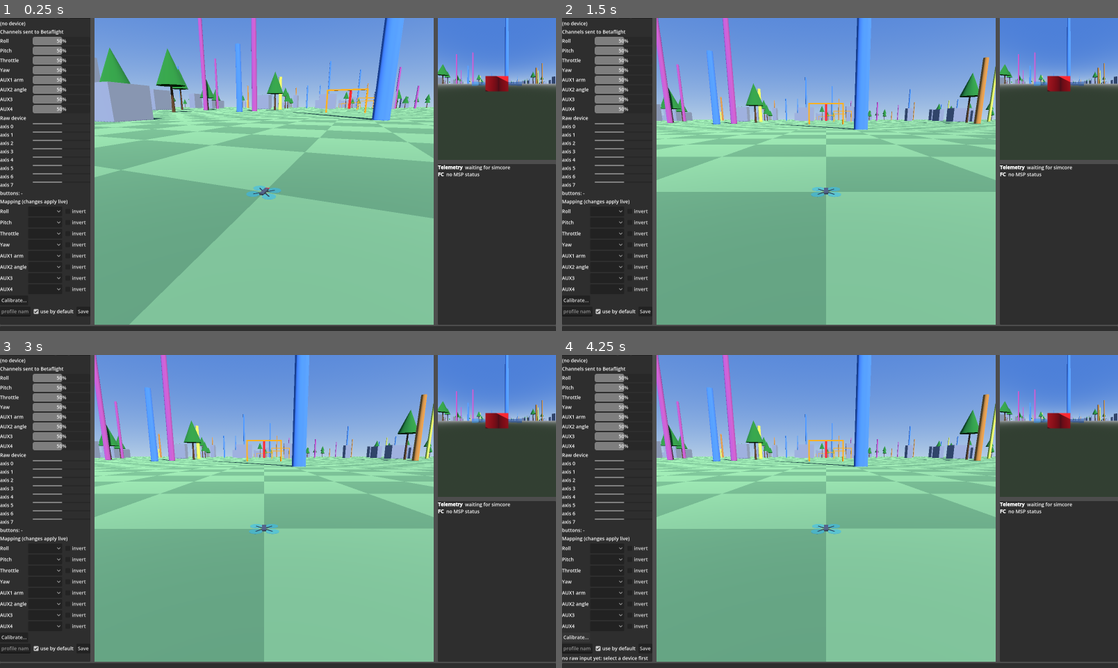
Above: before the commit, frames 1-4 (two rows, left to right).
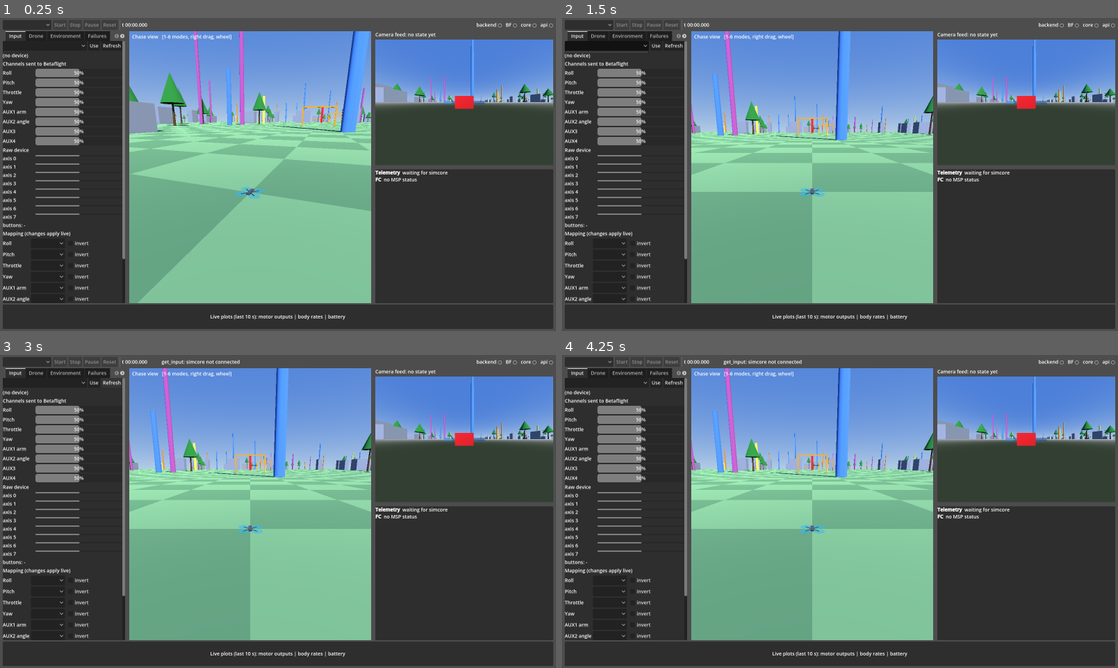
Above: after the commit, the same moments.

Repository: jekabso21/Helix
Game: Godot game, scene res://scenes/main_window.tscn
The game is run twice, just before and just after one commit, with the same random seed, the same clock (stepped at 60 frames per second) and the same inputs.
Inputs (mouse positions are in pixels of both pictures, inside the frame that each line leads up to):
- Up to frame 1 (0.25 s): no input
- Up to frame 2 (1.5 s): click (589, 24) at 0.52 s; click (606, 46) at 1.27 s
- Up to frame 3 (3 s): click (94, 383) at 2 s, where only the run after the commit has a clickable "Use"; click (111, 383) at 2.75 s, where only the run after the commit has a clickable "Refresh"
- Up to frame 4 (4.25 s): click (578, 636) at 3.5 s, where only the run before the commit has a clickable "Calibrate..."

The runs differ from the first frame. In frame 1, 44% of the frame differs, in the area x 0-100%, y 0-100%; in frame 2, 42%; in frame 3, 42%; in frame 4, 42%.

Commit message:
fix(app): spawn the backend with absolute paths and a death signal, shut it down on exit, adaptive dock layout

Diff:
--- a/app/scenes/main_window.tscn
+++ b/app/scenes/main_window.tscn
@@ -17,117 +17,125 @@
 grow_vertical = 2
 script = ExtResource("1")
 
-[node name="Layout" type="VBoxContainer" parent="."]
+[node name="Margin" type="MarginContainer" parent="."]
 layout_mode = 1
 anchors_preset = 15
 anchor_right = 1.0
 anchor_bottom = 1.0
 grow_horizontal = 2
 grow_vertical = 2
+theme_override_constants/margin_left = 8
+theme_override_constants/margin_top = 6
+theme_override_constants/margin_right = 8
+theme_override_constants/margin_bottom = 6
 
-[node name="Toolbar" type="HBoxContainer" parent="Layout"]
+[node name="Layout" type="VBoxContainer" parent="Margin"]
+layout_mode = 2
+
+[node name="Toolbar" type="HBoxContainer" parent="Margin/Layout"]
 layout_mode = 2
 script = ExtResource("3")
 
-[node name="Session" type="OptionButton" parent="Layout/Toolbar"]
-custom_minimum_size = Vector2(200, 0)
+[node name="Session" type="OptionButton" parent="Margin/Layout/Toolbar"]
+custom_minimum_size = Vector2(140, 0)
+fit_to_longest_item = false
 layout_mode = 2
 
-[node name="Start" type="Button" parent="Layout/Toolbar"]
+[node name="Start" type="Button" parent="Margin/Layout/Toolbar"]
 layout_mode = 2
 disabled = true
 text = "Start"
 
-[node name="Stop" type="Button" parent="Layout/Toolbar"]
+[node name="Stop" type="Button" parent="Margin/Layout/Toolbar"]
 layout_mode = 2
 disabled = true
 text = "Stop"
 
-[node name="Pause" type="Button" parent="Layout/Toolbar"]
+[node name="Pause" type="Button" parent="Margin/Layout/Toolbar"]
 layout_mode = 2
 disabled = true
 text = "Pause"
 
-[node name="Reset" type="Button" parent="Layout/Toolbar"]
+[node name="Reset" type="Button" parent="Margin/Layout/Toolbar"]
 layout_mode = 2
 disabled = true
 text = "Reset"
 
-[node name="Separator" type="VSeparator" parent="Layout/Toolbar"]
+[node name="Separator" type="VSeparator" parent="Margin/Layout/Toolbar"]
 layout_mode = 2
 
-[node name="SimTime" type="Label" parent="Layout/Toolbar"]
+[node name="SimTime" type="Label" parent="Margin/Layout/Toolbar"]
 custom_minimum_size = Vector2(110, 0)
 layout_mode = 2
 text = "t 00:00.000"
 
-[node name="Message" type="Label" parent="Layout/Toolbar"]
+[node name="Message" type="Label" parent="Margin/Layout/Toolbar"]
 layout_mode = 2
 size_flags_horizontal = 3
+clip_text = true
 text = ""
 
-[node name="Lights" type="Label" parent="Layout/Toolbar"]
+[node name="Lights" type="Label" parent="Margin/Layout/Toolbar"]
 layout_mode = 2
 text = "backend ○   BF ○   core ○   api ○"
 
-[node name="Body" type="HSplitContainer" parent="Layout"]
+[node name="Body" type="HSplitContainer" parent="Margin/Layout"]
 layout_mode = 2
 size_flags_vertical = 3
-split_offset = 260
 
-[node name="LeftDock" type="TabContainer" parent="Layout/Body"]
-custom_minimum_size = Vector2(240, 0)
+[node name="LeftDock" type="TabContainer" parent="Margin/Layout/Body"]
+custom_minimum_size = Vector2(180, 0)
+clip_tabs = true
 layout_mode = 2
 
-[node name="Input" parent="Layout/Body/LeftDock" instance=ExtResource("7")]
+[node name="Input" parent="Margin/Layout/Body/LeftDock" instance=ExtResource("7")]
 layout_mode = 2
 
-[node name="Drone" parent="Layout/Body/LeftDock" instance=ExtResource("2")]
+[node name="Drone" parent="Margin/Layout/Body/LeftDock" instance=ExtResource("2")]
 visible = false
 layout_mode = 2
 title = "Drone: parts, CG preview, apply"
 
-[node name="Environment" parent="Layout/Body/LeftDock" instance=ExtResource("2")]
+[node name="Environment" parent="Margin/Layout/Body/LeftDock" instance=ExtResource("2")]
 visible = false
 layout_mode = 2
 title = "Environment: wind, weather, time of day"
 
-[node name="Failures" parent="Layout/Body/LeftDock" instance=ExtResource("2")]
+[node name="Failures" parent="Margin/Layout/Body/LeftDock" instance=ExtResource("2")]
 visible = false
 layout_mode = 2
 title = "Failures: inject and clear"
 
-[node name="Scenario" parent="Layout/Body/LeftDock" instance=ExtResource("2")]
+[node name="Scenario" parent="Margin/Layout/Body/LeftDock" instance=ExtResource("2")]
 visible = false
 layout_mode = 2
 title = "Scenario: load, run, metrics"
 
-[node name="Outputs" parent="Layout/Body/LeftDock" instance=ExtResource("2")]
+[node name="Outputs" parent="Margin/Layout/Body/LeftDock" instance=ExtResource("2")]
 visible = false
 layout_mode = 2
 title = "Outputs: video outputs per camera"
 
-[node name="Center" type="HSplitContainer" parent="Layout/Body"]
+[node name="Center" type="HSplitContainer" parent="Margin/Layout/Body"]
 layout_mode = 2
 size_flags_horizontal = 3
-split_offset = -340
 
-[node name="MainView" parent="Layout/Body/Center" instance=ExtResource("4")]
+[node name="MainView" parent="Margin/Layout/Body/Center" instance=ExtResource("4")]
 layout_mode = 2
 
-[node name="RightDock" type="VSplitContainer" parent="Layout/Body/Center"]
-custom_minimum_size = Vector2(320, 0)
+[node name="RightDock" type="VSplitContainer" parent="Margin/Layout/Body/Center"]
+custom_minimum_size = Vector2(220, 0)
 layout_mode = 2
 
-[node name="CameraFeed" parent="Layout/Body/Center/RightDock" instance=ExtResource("5") node_paths=PackedStringArray("world_view_path")]
+[node name="CameraFeed" parent="Margin/Layout/Body/Center/RightDock" instance=ExtResource("5") node_paths=PackedStringArray("world_view_path")]
 layout_mode = 2
 world_view_path = NodePath("../../MainView")
 
-[node name="Telemetry" parent="Layout/Body/Center/RightDock" instance=ExtResource("6")]
+[node name="Telemetry" parent="Margin/Layout/Body/Center/RightDock" instance=ExtResource("6")]
 layout_mode = 2
 
-[node name="Plots" parent="Layout" instance=ExtResource("2")]
-custom_minimum_size = Vector2(0, 100)
+[node name="Plots" parent="Margin/Layout" instance=ExtResource("2")]
+custom_minimum_size = Vector2(0, 70)
 layout_mode = 2
 size_flags_vertical = 0
 title = "Live plots (last 10 s): motor outputs | body rates | battery"
--- a/app/scripts/backend_client.gd
+++ b/app/scripts/backend_client.gd
@@ -6,6 +6,7 @@
 signal status(data: Dictionary)
 signal fc_status(data: Dictionary)
 signal response(method: String, ok: bool, result: Dictionary)
+signal unreachable(seconds: float)
 
 var host: String = "127.0.0.1"
 var port: int = 7740
@@ -18,6 +19,7 @@
 var _next_id: int = 1
 var _pending: Dictionary = {}
 var _serve_pid: int = -1
+var _started_at_ms: int = 0
 var _reconnect_at_ms: int = 0
 
 
@@ -32,15 +34,25 @@
 
 
 func _exit_tree() -> void:
-	if _serve_pid > 0:
-		OS.kill(_serve_pid)
+	if _serve_pid > 0 and _tcp.get_status() == StreamPeerTCP.STATUS_CONNECTED:
+		# Ask the backend to stop the session and exit; killing the uv wrapper would orphan it
+		_tcp.put_data((JSON.stringify({"id": 0, "method": "shutdown", "params": {}}) + "\n").to_utf8_buffer())
+		_tcp.poll()
+		OS.delay_msec(200)
 
 
 func _start_serve() -> void:
-	var args := PackedStringArray(["run", "--project", "tools", "simctl", "serve", "--base-dir", repo_root(), "--port", str(port)])
-	_serve_pid = OS.create_process("uv", args, false)
+	# Godot's working directory is the app folder, so every path handed to uv must be absolute
+	var root := repo_root()
+	# setpriv makes the kernel send TERM to uv if this app dies without a chance to say shutdown
+	var args := PackedStringArray([
+		"--pdeathsig", "TERM", "uv", "run", "--project", root.path_join("tools"), "simctl",
+		"serve", "--base-dir", root, "--port", str(port),
+	])
+	_serve_pid = OS.create_process("setpriv", args, false)
 	if _serve_pid <= 0:
 		push_error("could not start simctl serve (is uv installed?)")
+	_started_at_ms = Time.get_ticks_msec()
 
 
 func _process(_delta: float) -> void:
@@ -60,6 +72,8 @@
 		disconnected.emit()
 	if tcp_status != StreamPeerTCP.STATUS_CONNECTING and Time.get_ticks_msec() >= _reconnect_at_ms:
 		_reconnect_at_ms = Time.get_ticks_msec() + 500
+		if _started_at_ms > 0 and Time.get_ticks_msec() - _started_at_ms > 5000:
+			unreachable.emit((Time.get_ticks_msec() - _started_at_ms) / 1000.0)
 		_tcp = StreamPeerTCP.new()
 		_tcp.connect_to_host(host, port)
 
--- a/app/ui/input_panel.tscn
+++ b/app/ui/input_panel.tscn
@@ -2,101 +2,107 @@
 
 [ext_resource type="Script" path="res://ui/input_panel.gd" id="1"]
 
-[node name="InputPanel" type="VBoxContainer"]
+[node name="InputTab" type="ScrollContainer"]
+size_flags_horizontal = 3
+size_flags_vertical = 3
+horizontal_scroll_mode = 0
+
+[node name="InputPanel" type="VBoxContainer" parent="."]
+layout_mode = 2
 size_flags_horizontal = 3
 size_flags_vertical = 3
 script = ExtResource("1")
 
-[node name="DeviceRow" type="HBoxContainer" parent="."]
+[node name="DeviceRow" type="HBoxContainer" parent="InputPanel"]
 layout_mode = 2
 
-[node name="Device" type="OptionButton" parent="DeviceRow"]
+[node name="Device" type="OptionButton" parent="InputPanel/DeviceRow"]
 layout_mode = 2
 size_flags_horizontal = 3
 
-[node name="Select" type="Button" parent="DeviceRow"]
+[node name="Select" type="Button" parent="InputPanel/DeviceRow"]
 layout_mode = 2
 text = "Use"
 
-[node name="Refresh" type="Button" parent="DeviceRow"]
+[node name="Refresh" type="Button" parent="InputPanel/DeviceRow"]
 layout_mode = 2
 text = "Refresh"
 
-[node name="DeviceStatus" type="Label" parent="."]
+[node name="DeviceStatus" type="Label" parent="InputPanel"]
 layout_mode = 2
 autowrap_mode = 3
 text = "(no device)"
 
-[node name="ChannelsTitle" type="Label" parent="."]
+[node name="ChannelsTitle" type="Label" parent="InputPanel"]
 layout_mode = 2
 text = "Channels sent to Betaflight"
 
-[node name="Channels" type="VBoxContainer" parent="."]
+[node name="Channels" type="VBoxContainer" parent="InputPanel"]
 layout_mode = 2
 
-[node name="RawTitle" type="Label" parent="."]
+[node name="RawTitle" type="Label" parent="InputPanel"]
 layout_mode = 2
 text = "Raw device"
 
-[node name="Raw" type="VBoxContainer" parent="."]
+[node name="Raw" type="VBoxContainer" parent="InputPanel"]
 layout_mode = 2
 
-[node name="MappingTitle" type="Label" parent="."]
+[node name="MappingTitle" type="Label" parent="InputPanel"]
 layout_mode = 2
 text = "Mapping (changes apply live)"
 
-[node name="Mapping" type="GridContainer" parent="."]
+[node name="Mapping" type="GridContainer" parent="InputPanel"]
 layout_mode = 2
 columns = 3
 
-[node name="Actions" type="HBoxContainer" parent="."]
+[node name="Actions" type="HBoxContainer" parent="InputPanel"]
 layout_mode = 2
 
-[node name="Calibrate" type="Button" parent="Actions"]
+[node name="Calibrate" type="Button" parent="InputPanel/Actions"]
 layout_mode = 2
 text = "Calibrate..."
 
-[node name="Wizard" type="VBoxContainer" parent="."]
+[node name="Wizard" type="VBoxContainer" parent="InputPanel"]
 layout_mode = 2
 
-[node name="Text" type="Label" parent="Wizard"]
+[node name="Text" type="Label" parent="InputPanel/Wizard"]
 layout_mode = 2
 autowrap_mode = 3
 text = ""
 
-[node name="Buttons" type="HBoxContainer" parent="Wizard"]
+[node name="Buttons" type="HBoxContainer" parent="InputPanel/Wizard"]
 layout_mode = 2
 
-[node name="Next" type="Button" parent="Wizard/Buttons"]
+[node name="Next" type="Button" parent="InputPanel/Wizard/Buttons"]
 layout_mode = 2
 text = "Next"
 
-[node name="Skip" type="Button" parent="Wizard/Buttons"]
+[node name="Skip" type="Button" parent="InputPanel/Wizard/Buttons"]
 layout_mode = 2
 text = "Skip"
 
-[node name="Cancel" type="Button" parent="Wizard/Buttons"]
+[node name="Cancel" type="Button" parent="InputPanel/Wizard/Buttons"]
 layout_mode = 2
 text = "Cancel"
 
-[node name="SaveRow" type="HBoxContainer" parent="."]
+[node name="SaveRow" type="HBoxContainer" parent="InputPanel"]
 layout_mode = 2
 
-[node name="Name" type="LineEdit" parent="SaveRow"]
+[node name="Name" type="LineEdit" parent="InputPanel/SaveRow"]
 layout_mode = 2
 size_flags_horizontal = 3
 placeholder_text = "profile name, e.g. my_radio"
 
-[node name="Default" type="CheckBox" parent="SaveRow"]
+[node name="Default" type="CheckBox" parent="InputPanel/SaveRow"]
 layout_mode = 2
 button_pressed = true
 text = "use by default"
 
-[node name="Save" type="Button" parent="SaveRow"]
+[node name="Save" type="Button" parent="InputPanel/SaveRow"]
 layout_mode = 2
 text = "Save"
 
-[node name="Message" type="Label" parent="."]
+[node name="Message" type="Label" parent="InputPanel"]
 layout_mode = 2
 autowrap_mode = 3
 text = ""
--- a/app/ui/main_view.tscn
+++ b/app/ui/main_view.tscn
@@ -33,9 +33,13 @@
 environment = SubResource("env")
 
 [node name="Caption" type="Label" parent="."]
-layout_mode = 2
+layout_mode = 1
+anchors_preset = 10
+anchor_right = 1.0
 offset_left = 8.0
 offset_top = 6.0
-offset_right = 600.0
+offset_right = -8.0
 offset_bottom = 30.0
-text = "Side view"
+grow_horizontal = 2
+clip_text = true
+text = "Chase view"
--- a/app/ui/main_window.gd
+++ b/app/ui/main_window.gd
@@ -4,9 +4,26 @@
 
 var _camera_feed_window: Window = null
 
-@onready var _left_dock: Control = $Layout/Body/LeftDock
-@onready var _right_dock: Control = $Layout/Body/Center/RightDock
-@onready var _plots: Control = $Layout/Plots
+const LEFT_DOCK_FRACTION := 0.22
+const RIGHT_DOCK_FRACTION := 0.32
+
+@onready var _body: HSplitContainer = $Margin/Layout/Body
+@onready var _center: HSplitContainer = $Margin/Layout/Body/Center
+@onready var _left_dock: Control = $Margin/Layout/Body/LeftDock
+@onready var _right_dock: Control = $Margin/Layout/Body/Center/RightDock
+@onready var _plots: Control = $Margin/Layout/Plots
+
+
+func _ready() -> void:
+	resized.connect(_layout_for_size)
+	_layout_for_size.call_deferred()
+
+
+## Dock widths follow the window so nothing overflows on small or tiled windows
+func _layout_for_size() -> void:
+	var width := size.x
+	_body.split_offset = int(width * LEFT_DOCK_FRACTION)
+	_center.split_offset = int(-width * RIGHT_DOCK_FRACTION)
 
 
 func _unhandled_key_input(event: InputEvent) -> void:
@@ -41,6 +58,6 @@
 	panel.set_anchors_and_offsets_preset(Control.PRESET_FULL_RECT)
 	_camera_feed_window.add_child(panel)
 	add_child(_camera_feed_window)
-	var main_viewport: SubViewport = $Layout/Body/Center/MainView/SubViewport
+	var main_viewport: SubViewport = $Margin/Layout/Body/Center/MainView/SubViewport
 	var feed_viewport: SubViewport = panel.get_node("Container/SubViewport")
 	feed_viewport.world_3d = main_viewport.world_3d
--- a/app/ui/toolbar.gd
+++ b/app/ui/toolbar.gd
@@ -19,7 +19,12 @@
 	_stop.pressed.connect(_on_stop)
 	_pause.pressed.connect(_on_pause)
 	_reset.pressed.connect(func() -> void: SimLink.request("reset"))
-	BackendClient.connected.connect(func() -> void: BackendClient.request("list_sessions"))
+	BackendClient.connected.connect(func() -> void:
+		_message.text = ""
+		BackendClient.request("list_sessions"))
+	BackendClient.unreachable.connect(func(seconds: float) -> void:
+		if not BackendClient.is_connected_to_backend:
+			_message.text = "backend not reachable after %.0f s: run 'uv run --project tools simctl serve' by hand and check its output" % seconds)
 	BackendClient.disconnected.connect(_render_lights)
 	BackendClient.response.connect(_on_backend_response)
 	BackendClient.status.connect(func(_data: Dictionary) -> void: _render_lights())
